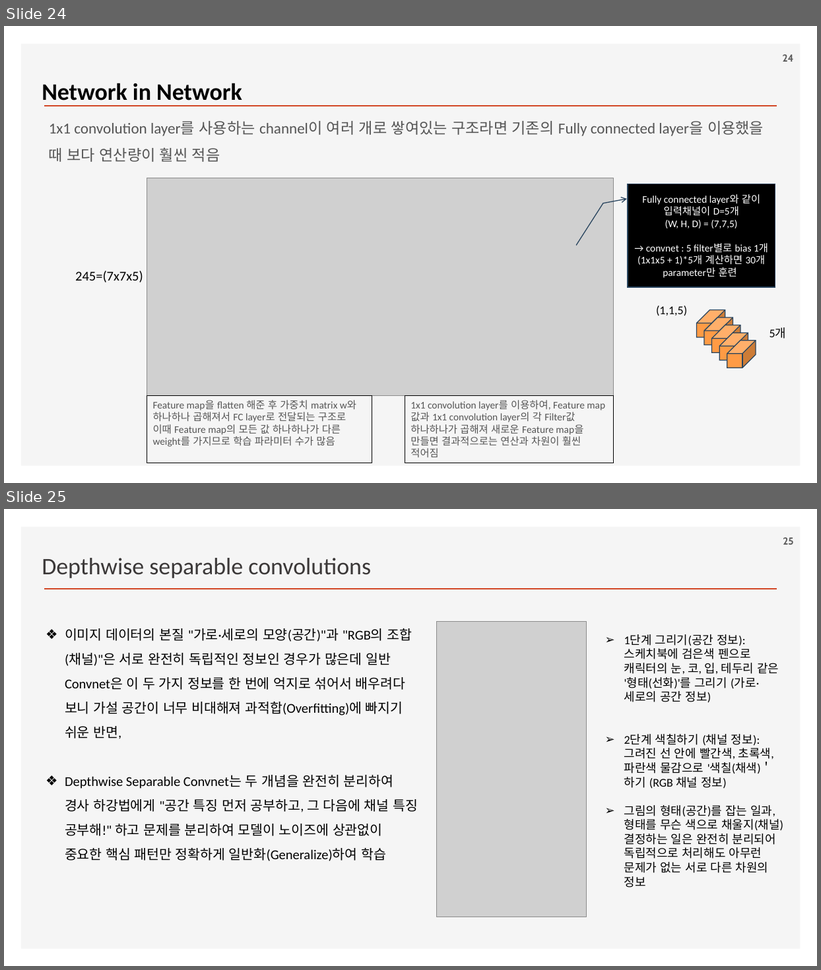
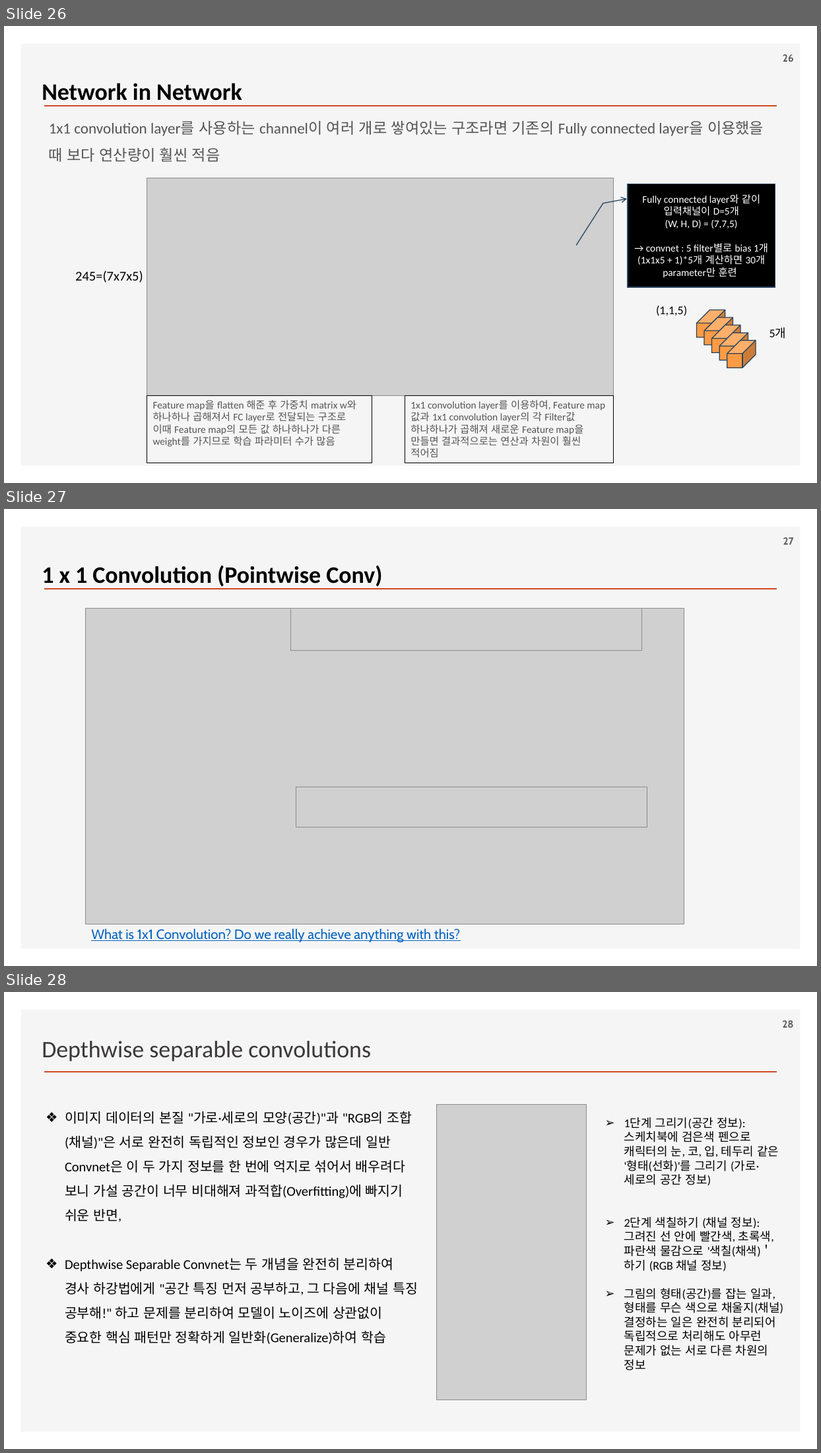
Before and after one commit to ancestor9/2026_Fall_Deep-Learning-with-Python, a slide deck: Chapter 09 ConvNet architecture patterns.pptx. Shown one above the other, each under a label of ours: slides 24 and 25 before the commit, slides 26, 27 and 28 after it. The pictures are 821x970 and 821x1453 pixels, drawn with LibreOffice and Linux fonts; fonts in the diff are those of the drawing; grey boxes stand for pictures; background and template pictures are left out. Boxes give left, top, right and bottom in pixels: in the first picture for what was removed or moved away, otherwise in the second. Text is boxed around its words. In the diff, an @@ line names an element or a change of style, - is before the commit and + after.

```diff
--- a/Chapter 09 ConvNet architecture patterns.pptx
+++ b/Chapter 09 ConvNet architecture patterns.pptx
@@ slide 27 added at [4,509,817,966], background #FFFFFF; not listed: 2 template elements that a slide beside it also shows @@
@@ page number added at [783,537,794,545], 12 pt, text #595959, bold @@
+27
@@ text added at [42,565,382,589], 28 pt, text #000000, bold @@
+1 x 1 Convolution (Pointwise Conv)
@@ picture added at [85,609,684,923] @@
@@ picture added at [290,609,642,650] @@
@@ picture added at [296,787,647,827] @@
@@ text added at [91,929,460,943], 16 pt, text #0563C1, underline @@
+What is 1x1 Convolution? Do we really achieve anything with this?
@@ what was slide 24 is now slide 26 @@
@@ page number at [783,54,794,62]: text changed @@
-24
+26
@@ what was slide 25 is now slide 28 @@
@@ page number at [782,1020,793,1028]: text changed @@
-25
+28
```
